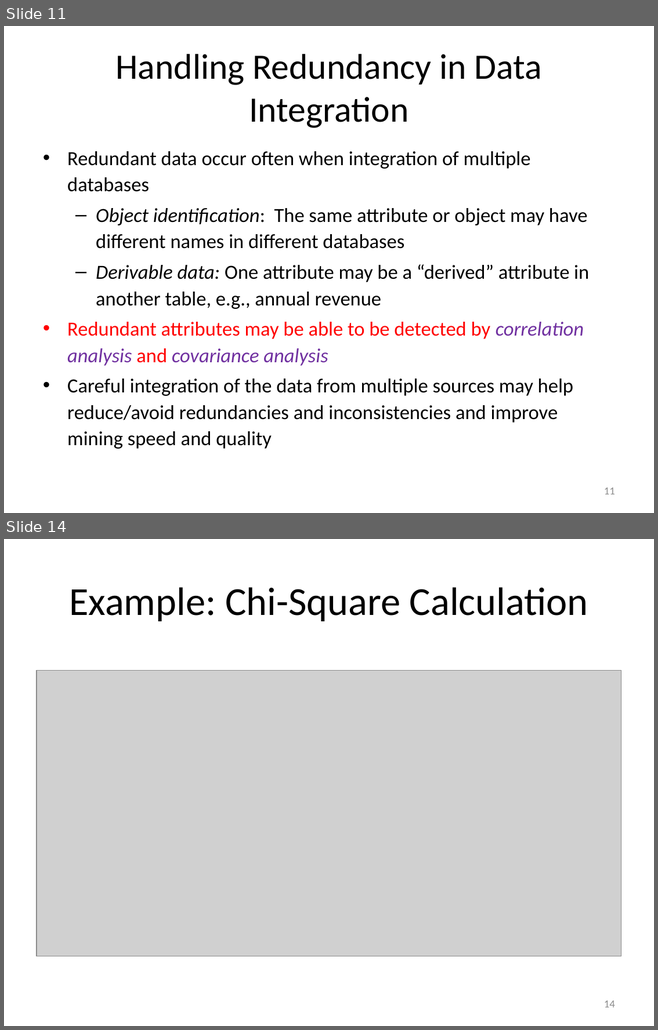
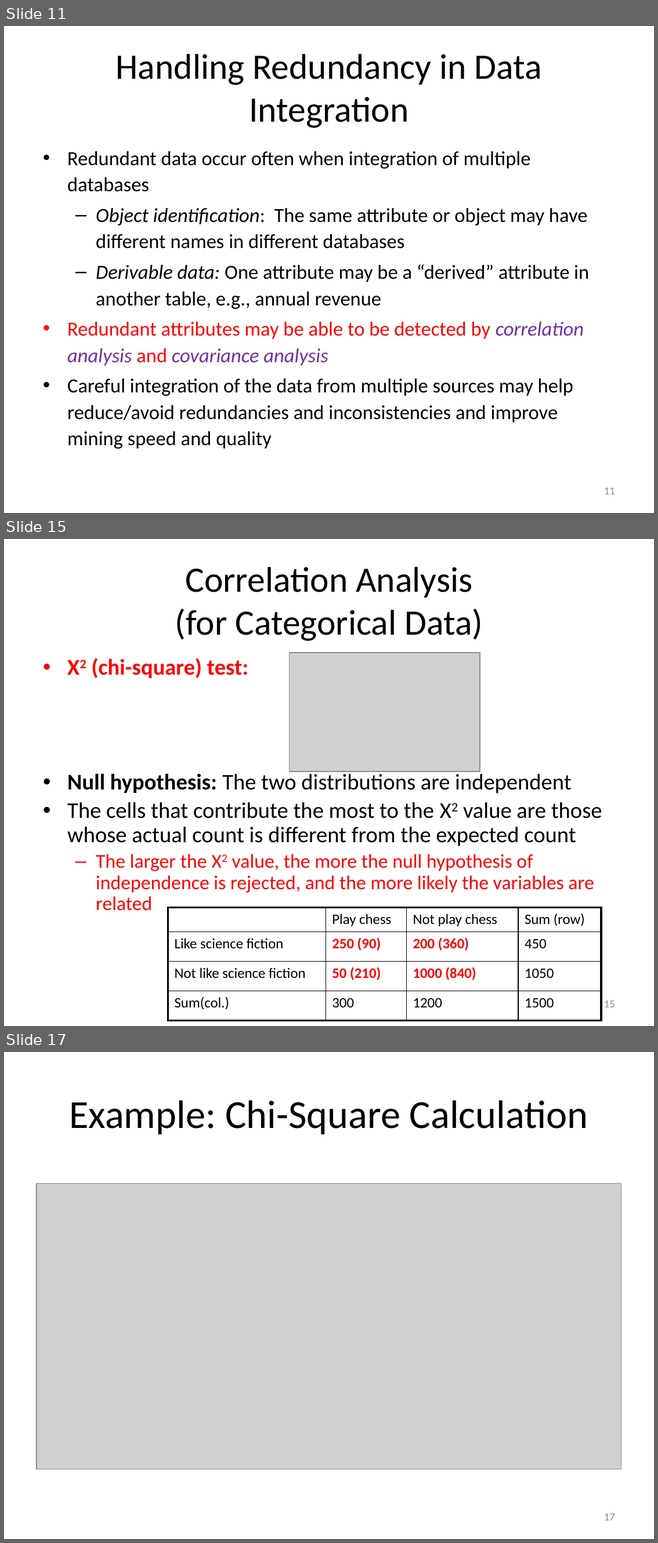
Before and after one commit to mjiang89/mjiang89.github.io, a slide deck: teaching/CS412Summer17-Chapter3.pptx. Shown one above the other, each under a label of ours: slides 11 and 14 before the commit, slides 11, 15 and 17 after it; the slides between them are not shown. The pictures are 658x1030 and 658x1543 pixels, drawn with LibreOffice and Linux fonts; fonts in the diff are those of the drawing; grey boxes stand for pictures. Boxes give left, top, right and bottom in pixels: in the first picture for what was removed or moved away, otherwise in the second. Text is boxed around its words. In the diff, an @@ line names an element or a change of style, - is before the commit and + after.

```diff
--- a/teaching/CS412Summer17-Chapter3.pptx
+++ b/teaching/CS412Summer17-Chapter3.pptx
@@ slide 15 added at (x1=4, y1=539, x2=654, y2=1026), background #FFFFFF @@
@@ title added at (x1=175, y1=567, x2=482, y2=641), 39.6 pt, text #000000 @@
+Correlation Analysis
+(for Categorical Data)
@@ text added at (x1=67, y1=658, x2=602, y2=911), 24.8 pt, text #000000 @@
+• Χ2 (chi-square) test:
+• Null hypothesis: The two distributions are independent
+• The cells that contribute the most to the Χ2 value are those whose actual count is different from the expected count
+  – The larger the Χ2 value, the more the null hypothesis of independence is rejected, and the more likely the variables are related
@@ picture added at (x1=289, y1=653, x2=480, y2=772) @@
@@ table added at (x1=168, y1=907, x2=601, y2=1020), 4 rows, 4 columns @@
+ | Play chess | Not play chess | Sum (row)
+Like science fiction | 250 (90) | 200 (360) | 450
+Not like science fiction | 50 (210) | 1000 (840) | 1050
+Sum(col.) | 300 | 1200 | 1500
@@ page number added at (x1=604, y1=1001, x2=615, y2=1008), 12 pt, text #8C8C8C @@
+15
@@ what was slide 14 is now slide 17 @@
@@ page number at (x1=604, y1=1514, x2=615, y2=1521): text changed @@
-14
+17
```
Also in this commit, not shown: 9 slides changed, 3 other slides added, 2 other files.
